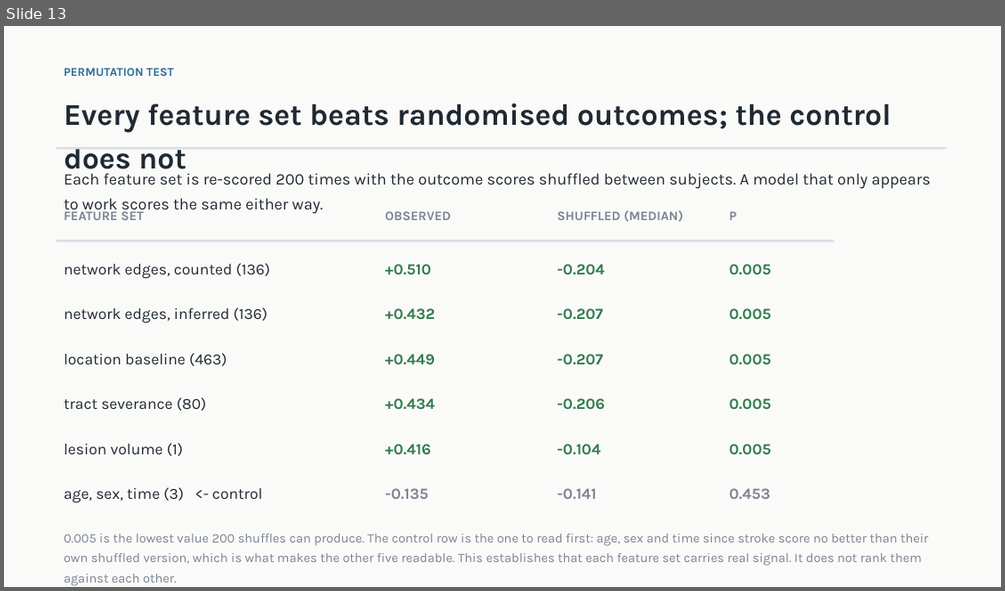
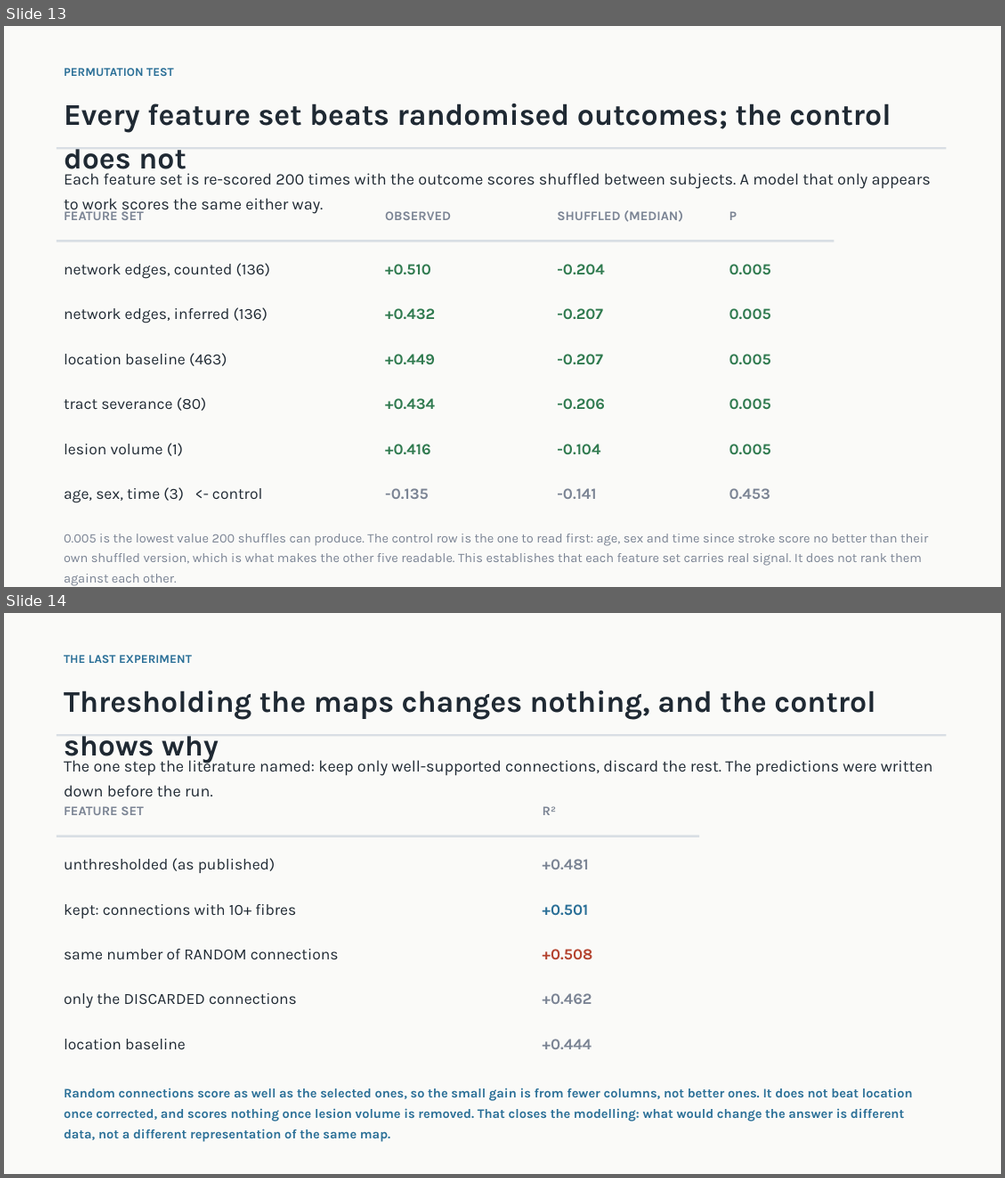
Before and after one commit to Manas-Maahir/SLP, a slide deck: docs/Lesion_Disconnection_Status.pptx. Shown one above the other, each under a label of ours: slide 13 before the commit, slides 13 and 14 after it. The pictures are 1005x591 and 1005x1178 pixels, drawn with LibreOffice and Linux fonts; fonts in the diff are those of the drawing. Boxes give left, top, right and bottom in pixels: in the first picture for what was removed or moved away, otherwise in the second. Text is boxed around its words. In the diff, an @@ line names an element or a change of style, - is before the commit and + after.

```diff
--- a/docs/Lesion_Disconnection_Status.pptx
+++ b/docs/Lesion_Disconnection_Status.pptx
@@ slide 14 added at <box>4,613,1001,1174</box>, background #FAFAF8 @@
@@ text added at <box>64,655,192,663</box>, 11.5 pt, text #2A6F97, bold @@
+THE LAST EXPERIMENT
@@ text added at <box>64,690,875,763</box>, 29 pt, text #1F2933, bold @@
+Thresholding the maps changes nothing, and the control shows why
@@ rectangle added at <box>57,734,947,737</box>, fill #D8DEE4 @@
@@ text added at <box>64,757,933,796</box>, 15.5 pt, text #1F2933 @@
+The one step the literature named: keep only well-supported connections, discard the rest. The predictions were written down before the run.
@@ text added at <box>64,806,144,815</box>, 12.5 pt, text #7B8494, bold @@
+FEATURE SET
@@ text added at <box>542,806,556,815</box>, 12.5 pt, text #7B8494, bold @@
+R²
@@ rectangle added at <box>57,835,699,837</box>, fill #D8DEE4 @@
@@ text added at <box>64,858,275,873</box>, 15 pt, text #1F2933 @@
+unthresholded (as published)
@@ text added at <box>542,859,589,869</box>, 15 pt, text #7B8494, bold @@
++0.481
@@ text added at <box>64,904,296,918</box>, 15 pt, text #1F2933 @@
+kept: connections with 10+ fibres
@@ text added at <box>542,904,589,915</box>, 15 pt, text #2A6F97, bold @@
++0.501
@@ text added at <box>64,949,339,959</box>, 15 pt, text #1F2933 @@
+same number of RANDOM connections
@@ text added at <box>542,949,593,960</box>, 15 pt, text #B4432F, bold @@
++0.508
@@ text added at <box>64,993,297,1008</box>, 15 pt, text #1F2933 @@
+only the DISCARDED connections
@@ text added at <box>542,993,592,1004</box>, 15 pt, text #7B8494, bold @@
++0.462
@@ text added at <box>64,1038,186,1049</box>, 15 pt, text #1F2933 @@
+location baseline
@@ text added at <box>542,1038,591,1049</box>, 15 pt, text #7B8494, bold @@
++0.444
@@ text added at <box>64,1087,913,1142</box>, 12.5 pt, text #2A6F97, bold @@
+Random connections score as well as the selected ones, so the small gain is from fewer columns, not better ones. It does not beat location once corrected, and scores nothing once lesion volume is removed. That closes the modelling: what would change the answer is different data, not a different representation of the same map.
```
Also in this commit, not shown: 1 slide removed, 2 other files.
